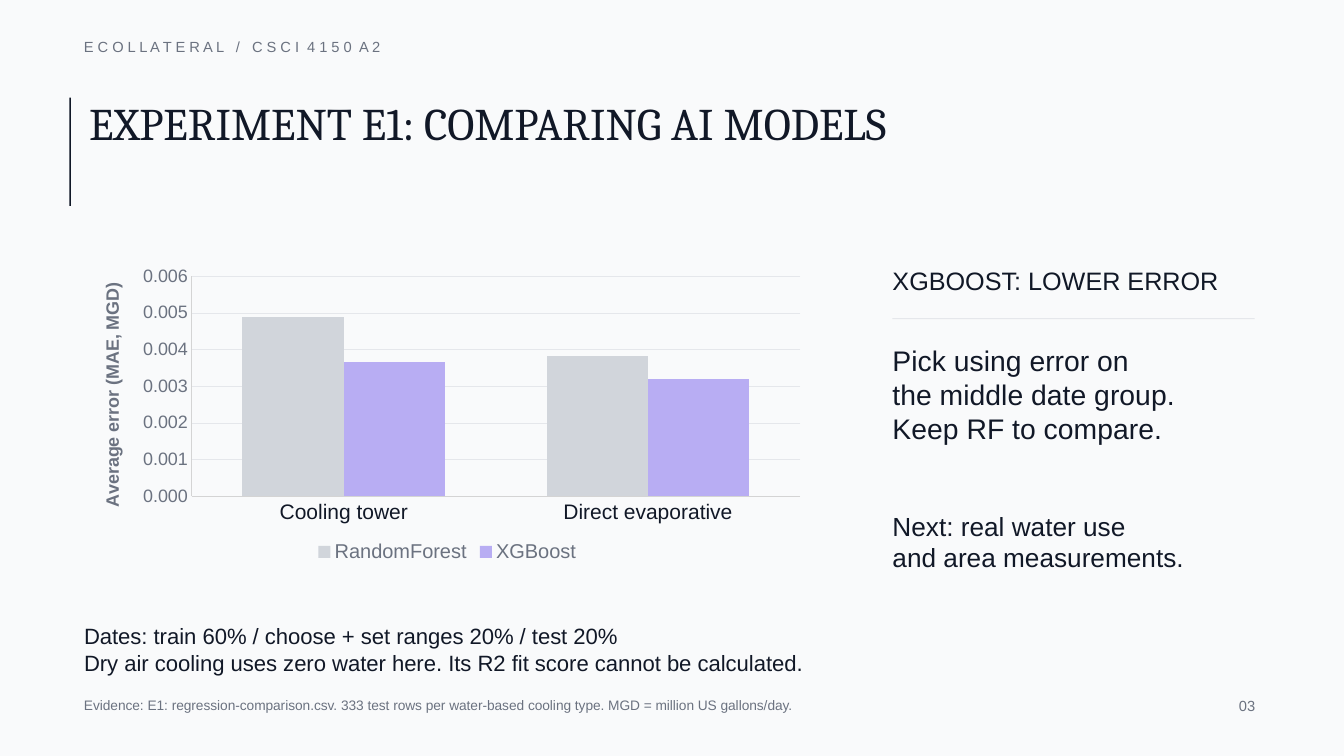
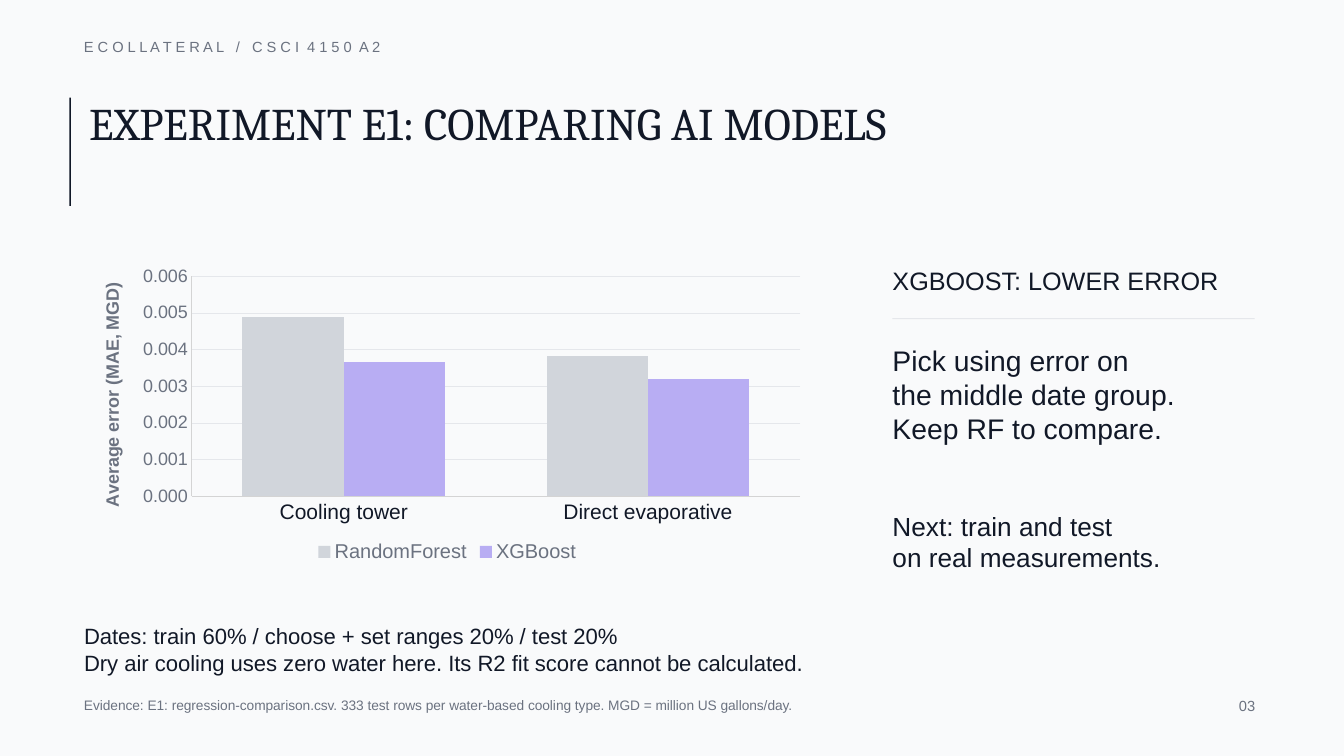
Before and after one commit to ScottLiu12/ECOllateral, a slide deck: slide 3 of docs/a2/review-slides-simplified.pptx. Drawn at 1344x756 pixels with LibreOffice and Linux fonts; fonts in the diff are those of the drawing. Boxes give left, top, right and bottom in pixels: in the first picture for what was removed or moved away, otherwise in the second. Text is boxed around its words. In the diff, an @@ line names an element or a change of style, - is before the commit and + after.

```diff
--- a/docs/a2/review-slides-simplified.pptx
+++ b/docs/a2/review-slides-simplified.pptx
@@ text at (892,517,1161,568): text changed @@
-Next: real water use
-and area measurements.
+Next: train and test
+on real measurements.
```
Also in this commit, not shown: 2 other slides changed, 13 other files.
